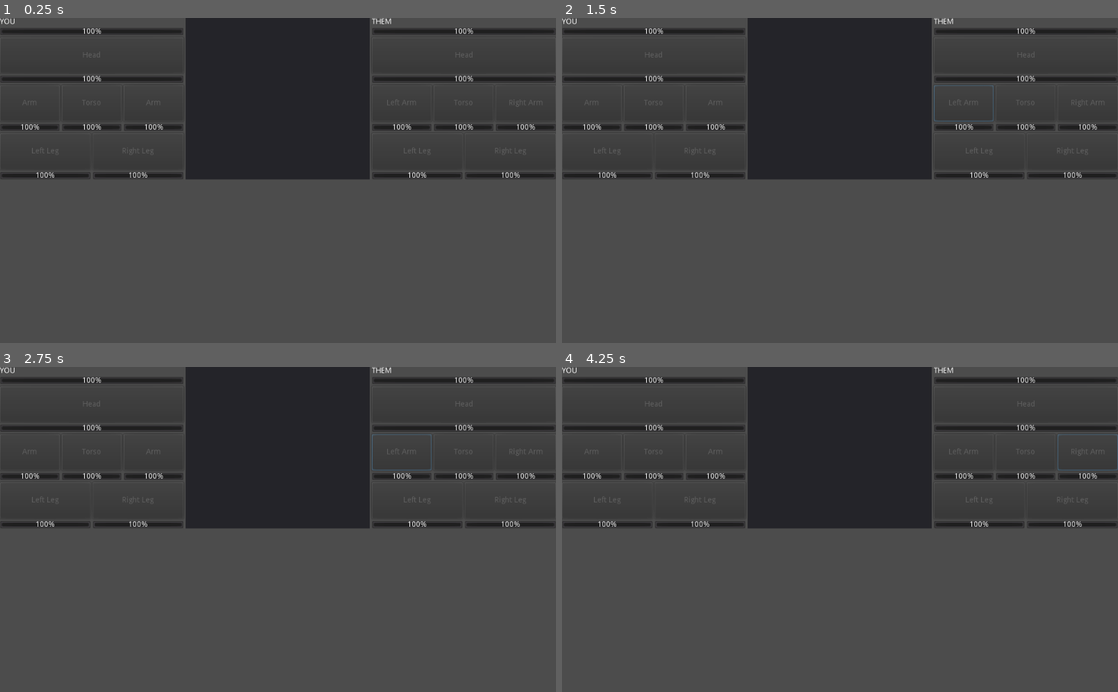
Above: before the commit, frames 1-4 (two rows, left to right).
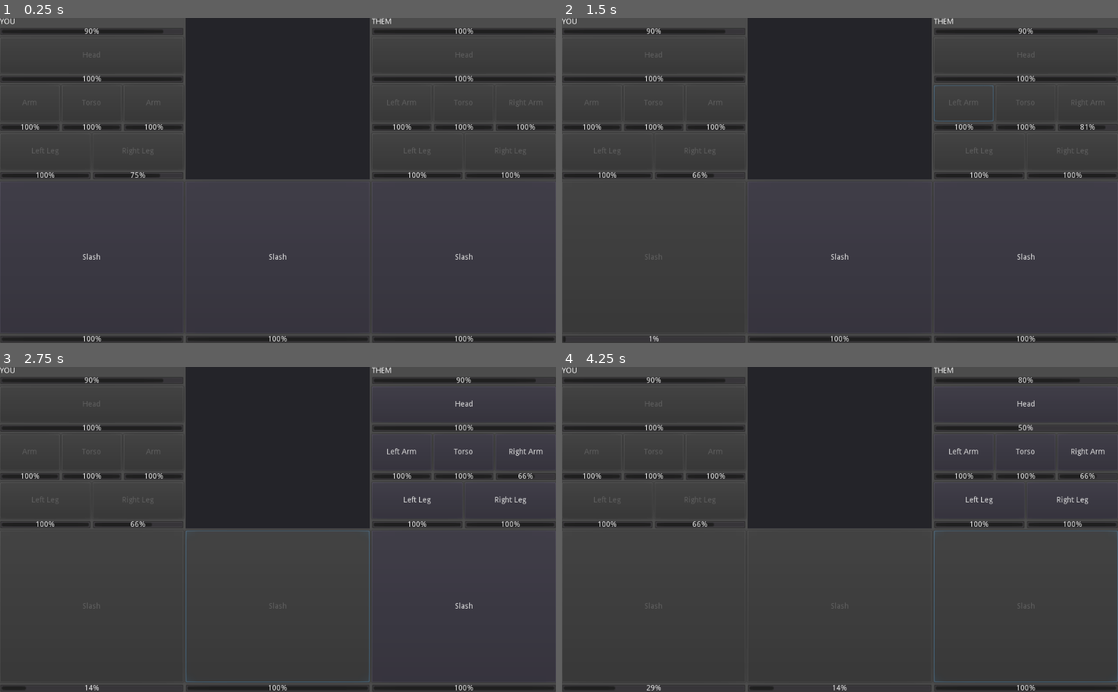
Above: after the commit, the same moments.

Repository: CertifiedIdiots/Tick
Game: Godot game, scene res://Game.tscn
The game is run twice, just before and just after one commit, with the same random seed, the same clock (stepped at 60 frames per second) and the same inputs.
Inputs (mouse positions are in pixels of both pictures, inside the frame that each line leads up to):
- Up to frame 1 (0.25 s): no input
- Up to frame 2 (1.5 s): click (656, 258) at 0.5 s, where only the run after the commit has a clickable "Slash"; click (962, 102) at 1.25 s, where only the run after the commit has a clickable "Left Arm"
- Up to frame 3 (2.75 s): click (278, 607) at 2 s, where only the run after the commit has a clickable "Slash"
- Up to frame 4 (4.25 s): click (1090, 451) at 2.75 s, where only the run after the commit has a clickable "Right Arm"; click (1023, 607) at 3.5 s, where only the run after the commit has a clickable "Slash"

The runs differ from the first frame. In frame 1, 2.0% of the frame differs, in the area x 0-100%, y 3-100%; in frame 2, 1.6%; in frame 3, 2.1%; in frame 4, 1.9%.
Error before the commit: Invalid get index 'slash' (on base: 'GDScript'). (res://Game/Abilities/Abilities.gd:8)

Commit message:
Revert some stuff

Diff:
--- a/Game/Abilities/Skill.gd
+++ b/Game/Abilities/Skill.gd
@@ -1,35 +1,18 @@
 class_name Skill
-
-class effect:
-	var damage: float
-	var block: bool
-	var accuracy: float
-	var crit_chance: float
-	var dodge_chance: float
-	var defense: float
-	var speed: float
-
-class damage_type:
-	var slash
-	var blunt
-	var pierce
 
 var name: String
 var slots
 var cooldown: float
 var max_cooldown: float
-var type: damage_type
-var effects: effect
 var disabled = false
 const random_chance = 0.1
+const damage = 50
 
-func _init(name: String, slots, cooldown: float, type: damage_type, effects: effect):
+func _init(name: String, slots, cooldown: float):
 	self.name = name
 	self.slots = slots
 	self.cooldown = cooldown
 	self.max_cooldown = cooldown
-	self.type = type
-	self.effect = effects
 
 func use(owner, on: Part):
 	var hit_chance = (on.hit_chance * owner.stats["accuracy"])
@@ -38,15 +21,13 @@
 	var failed_dodge = randf() > on.owner.stats["dodge_chance"]
 	var hit_random_part = randf() > random_chance
 
-	if effects is effect.damage:
-		if hit and failed_dodge:
-			on.damage(effect.damage)
-			print("HIT! - ", on.name, " ", "(", hit_chance*100, "%)")
-		elif not hit and hit_random_part and failed_dodge:
-			on.owner.get_random_part(on).damage(effect.damage)
-			print("HIT RANDOM!")
-		elif not hit and not hit_random_part and failed_dodge:
-			print("MISSED! - ", on.name, " ", "(", hit_chance*100, "%)")
-		else:
-			print("DODGED!")
-	else: return
+	if hit and failed_dodge:
+		on.damage(damage)
+		print("HIT! - ", on.name, " ", "(", hit_chance*100, "%)")
+	elif not hit and hit_random_part and failed_dodge:
+		on.owner.get_random_part(on).damage(damage)
+		print("HIT RANDOM!")
+	elif not hit and not hit_random_part and failed_dodge:
+		print("MISSED! - ", on.name, " ", "(", hit_chance*100, "%)")
+	else:
+		print("DODGED!")
--- a/Game/Abilities/Abilities.gd
+++ b/Game/Abilities/Skills.gd
@@ -1,15 +1,15 @@
 extends Node
 
-var attacks = {
+var skills = {
 	"Slash": Slash
 }
 
 class Slash extends Skill:
-	func _init().("Slash", ["Left Arm"], 10, damage_type.slash, effect.damage):
+	func _init().("Slash", ["Left Arm"], 10):
 		pass
 
-func attack(name: String):
-	return attacks[name].new()
+func get(name: String):
+	return skills[name].new()
 
 
 #var spells = {
--- a/Game/Entities/Player.gd
+++ b/Game/Entities/Player.gd
@@ -31,9 +31,7 @@
 		Slot.new("Third Arm", Items.weapon("Spear")),
 		Slot.new("Head", Items.armor("Helmet")),
 		Slot.new("Torso", Items.armor("Chestplate")),
-		Slot.new("Legs", Items.armor("Leggings")),
-		Slot.new("Ability1", Abilities.attack("Slash"))
-
+		Slot.new("Legs", Items.armor("Leggings"))
 	]
 
 	body_parts[1].slot = slots[0]
--- a/Game/Items/Item.gd
+++ b/Game/Items/Item.gd
@@ -5,7 +5,7 @@
 var skills
 var stats
 
-func _init(name: String, slots, skills = [], stats = []):
+func _init(name: String, slots, skills = [], stats = {}):
 	self.name = name
 	self.slots = slots
 	self.skills = skills
--- a/Game/Items/Items.gd
+++ b/Game/Items/Items.gd
@@ -7,15 +7,15 @@
 }
 
 class Sword extends Item:
-	func _init().("Sword", ["Left Arm", "Right Arm"], ["Slash"], []):
+	func _init().("Sword", ["Left Arm", "Right Arm"], [Skills.get("Slash")]):
 		pass
 
 class Mace extends Item:
-	func _init().("Mace", ["Left Arm", "Right Arm"], ["Bash"], []):
+	func _init().("Mace", ["Left Arm", "Right Arm"], [Skills.get("Slash")]):
 		pass
 
 class Spear extends Item:
-	func _init().("Spear", [], ["Stab"], []):
+	func _init().("Spear", [], [Skills.get("Slash")]):
 		pass
 
 func weapon(name: String):
--- a/project.godot
+++ b/project.godot
@@ -75,7 +75,7 @@
 [autoload]
 
 Items="*res://Game/Items/Items.gd"
-Abilities="*res://Game/Abilities/Abilities.gd"
+Skills="*res://Game/Abilities/Skills.gd"
 
 [gui]
 
